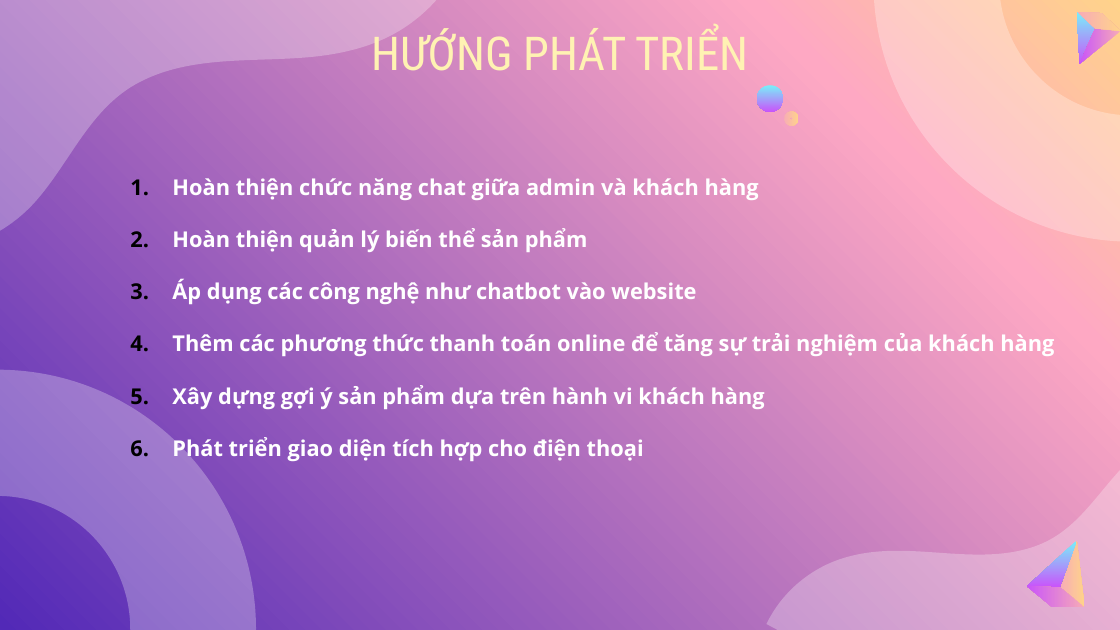
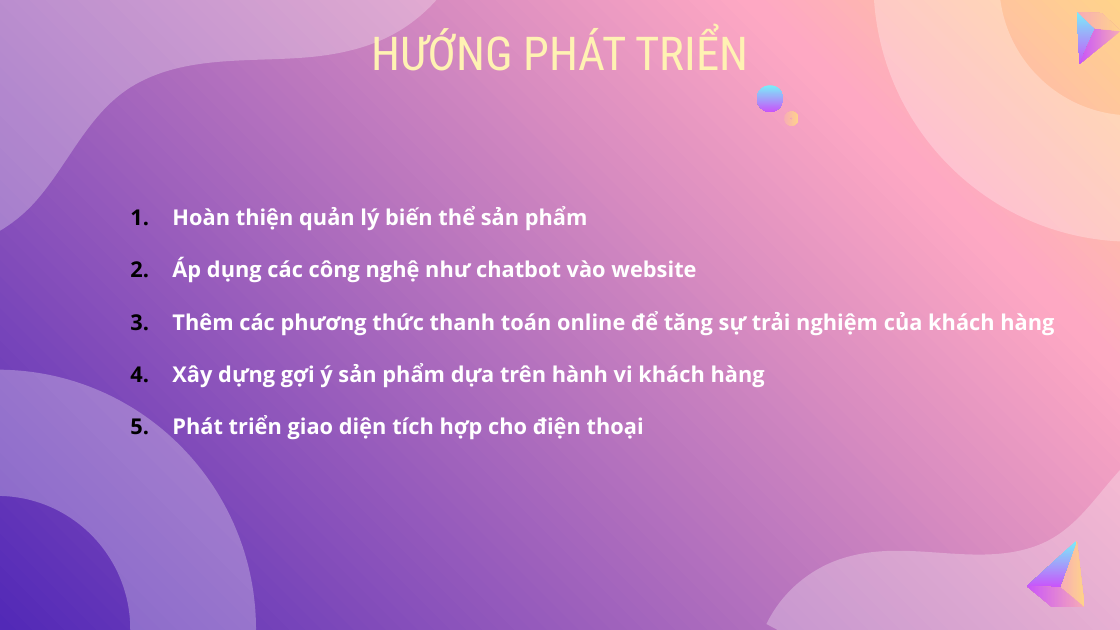
Before and after one commit to DucCongAnh/HomeTech, a slide deck: slide 20 of TLCN.pptx. Drawn at 1120x630 pixels with LibreOffice and Linux fonts; fonts in the diff are those of the drawing. Boxes give left, top, right and bottom in pixels: in the first picture for what was removed or moved away, otherwise in the second. Text is boxed around its words. In the diff, an @@ line names an element or a change of style, - is before the commit and + after.

Commit message:
fix ppt

```diff
--- a/TLCN.pptx
+++ b/TLCN.pptx
@@ text "Hoàn thiện quản lý biến ...": place and size @@
-text "Hoàn thiện quản lý biến ..." at <box>172,178,1054,461</box>
+text "Hoàn thiện quản lý biến ..." at <box>172,206,1054,440</box>
@@ text at <box>172,178,759,200</box>: paragraph removed @@
-1. Hoàn thiện chức năng chat giữa admin và khách hàng
```
Also in this commit, not shown: 1 other slide changed.
